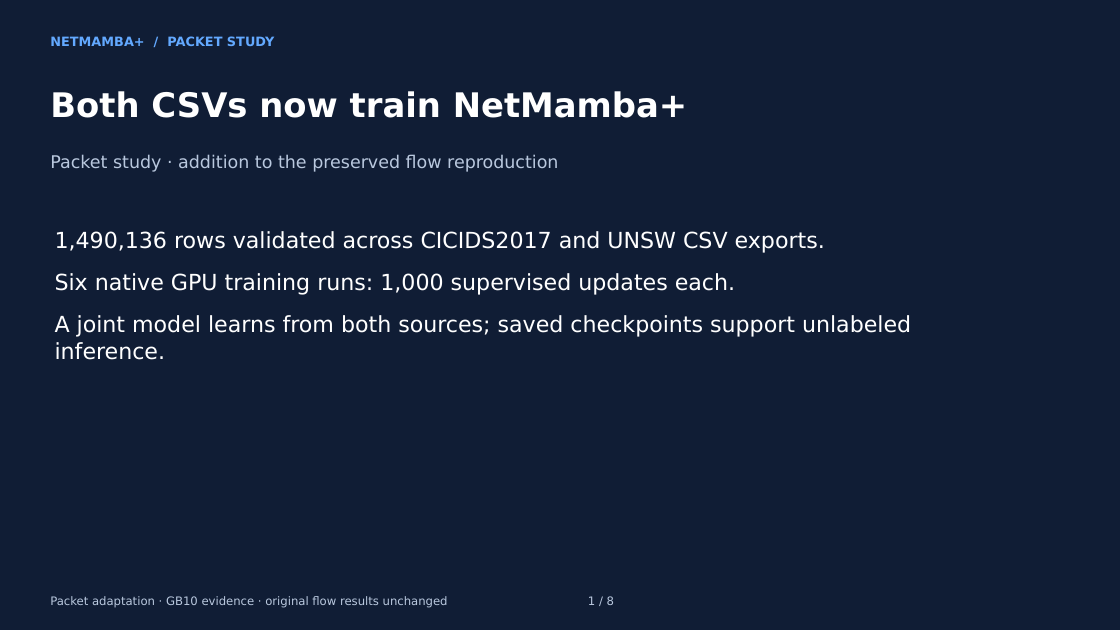
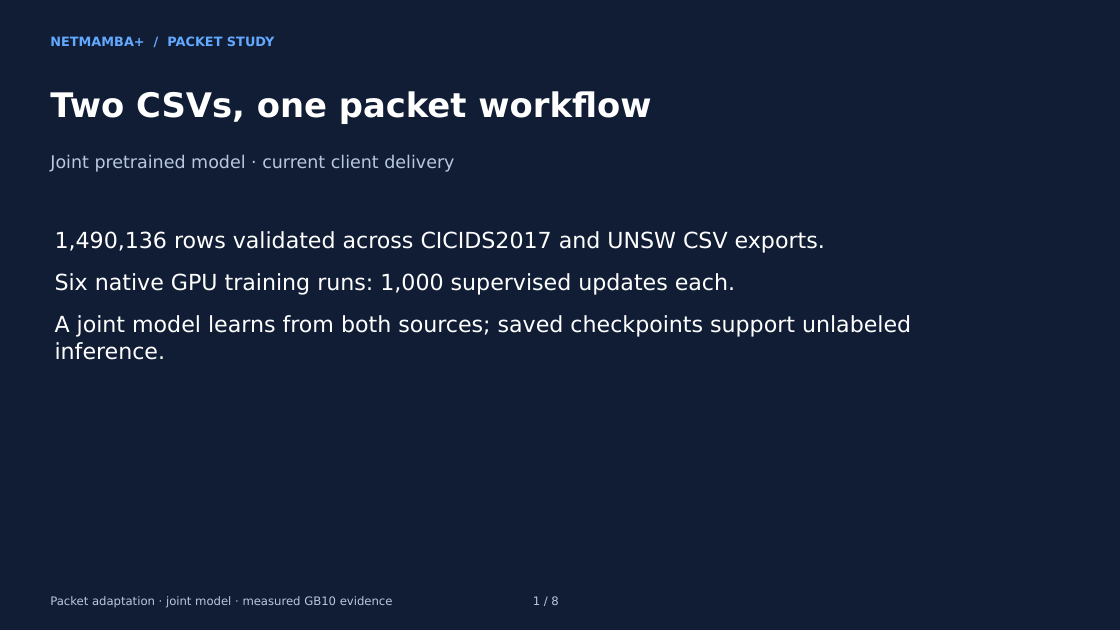
Before and after one commit to buffbeefalo/netmambaplus-reproduction, a slide deck: slide 1 of docs/customer/packet-addendum/NetMambaPlus-packet-addendum.pptx. Drawn at 1120x630 pixels with LibreOffice and Linux fonts; fonts in the diff are those of the drawing. Boxes give left, top, right and bottom in pixels: in the first picture for what was removed or moved away, otherwise in the second. Text is boxed around its words. In the diff, an @@ line names an element or a change of style, - is before the commit and + after.

Commit message:
Make the two-CSV packet model the single client workflow

```diff
--- a/docs/customer/packet-addendum/NetMambaPlus-packet-addendum.pptx
+++ b/docs/customer/packet-addendum/NetMambaPlus-packet-addendum.pptx
@@ text at [50, 91, 651, 124]: text changed @@
-Both CSVs now train NetMamba+
+Two CSVs, one packet workflow
@@ text at [50, 154, 454, 172]: text changed @@
-Packet study · addition to the preserved flow reproduction
+Joint pretrained model · current client delivery
@@ text at [50, 596, 558, 608]: text changed @@
-Packet adaptation · GB10 evidence · original flow results unchanged 1 / 8
+Packet adaptation · joint model · measured GB10 evidence 1 / 8
```
Also in this commit, not shown: 7 other slides changed, 50 other files.
